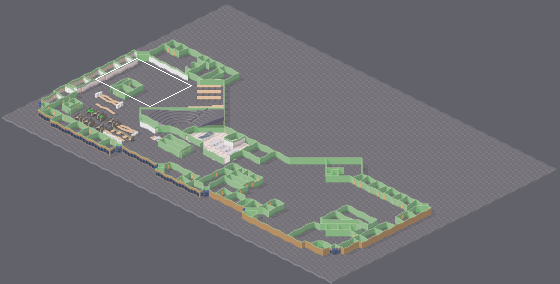
One commit to this Tiled map: map.tmx. Above: a wide view before the commit, with the close-up outlined.
Close-up. Before the edit:
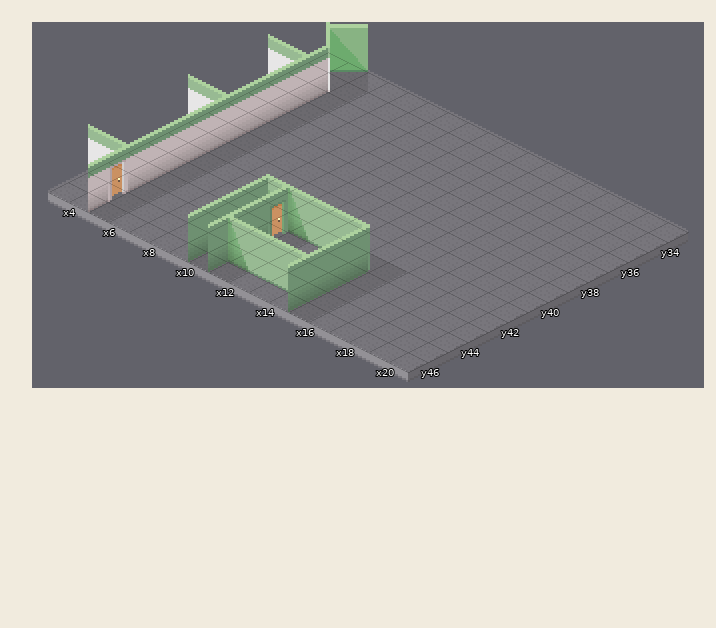
Cells are 20x10 px. Isometric: x runs down to the right, y down to the left. Shown: x 3..20, y 33..46. The commit also changed other parts of the map, which this record leaves out. Tiles whose own drawing changed are shown in their newer look in all pictures.
The same view after the edit:
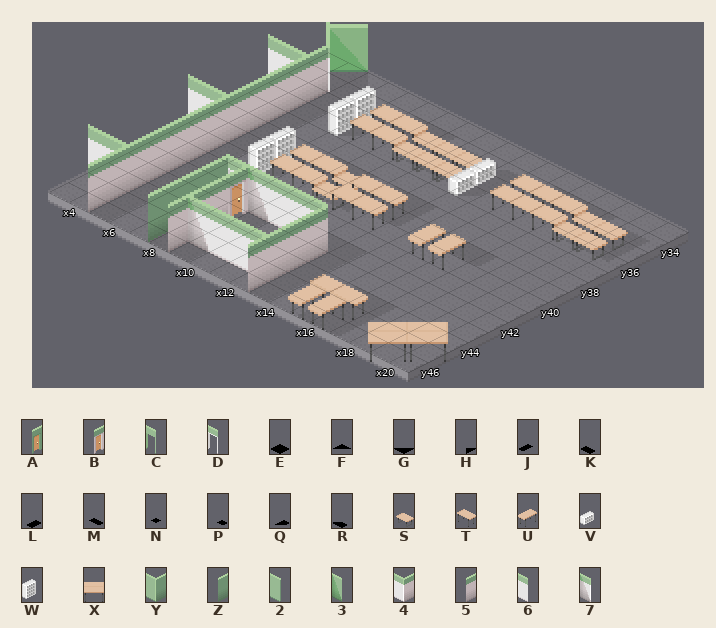
Key: from "doors": A 1, B 3, C 12, D 13; from "shadow": E 1, F 2, G 4, H 8, J 14, K 15, L 16, M 17, N 18, P 21, Q 26, R 27; from "table": S 2, T 5, U 6, V 13, W 14, X 23; from "wall": Y 1, Z 2, 2 3, 3 4, 4 5, 5 6, 6 7, 7 8.
_ is an empty cell, . an unchanged one.
Diff:
--- layer "Shadow"
@@ x 7..20 @@
-34 _______._____.
-35 _______.______
-36 _..____....___
+34 RLEJKKR.LEEJK.
+35 LLELLLL.LEELLJ
+36 Q..PMMQ....PMN
@@ x 7..17 @@
-38 _______....
-39 _______.___
-40 _..__......
+38 RLEJLEJ....
+39 LLELJEJ.LEJ
+40 Q..PN......
@@ x 4..17 @@
-42 ....__GG..EE..
-43 ....__EE._.E..
-44 ....__EE._.E__
-45 H...__..E.FE__
-46 ....__EE._.E__
+42 ....GGEE..__..
+43 ....EE__.E._..
+44 ....EE__.E.LEJ
+45 _...EE..F._LEJ
+46 ....EE__.E.LEJ
--- layer "Walls"
@@ x 7..19 @@
-35 _______._____
-36 _______._____
+35 WTTSSSV.TTTSS
+36 WTTSSSV.TTTSS
@@ x 7..16 @@
-39 ______....
-40 ______..__
+39 WTTSTT....
+40 WTTSTT..UU
@@ x 4..20 @@
-42 ....__C3222......
-43 ...__ZA._.Z......
-44 ...__ZZ._.Z......
-45 B..__ZZ322Y__..._
-46 ...__ZZ._.Z__.._.
+42 ....D7666__......
+43 ...ZB__.5._......
+44 ...Z5__.5._......
+45 5..Z57664__TT...X
+46 ...Z5__.5._UU..X.
